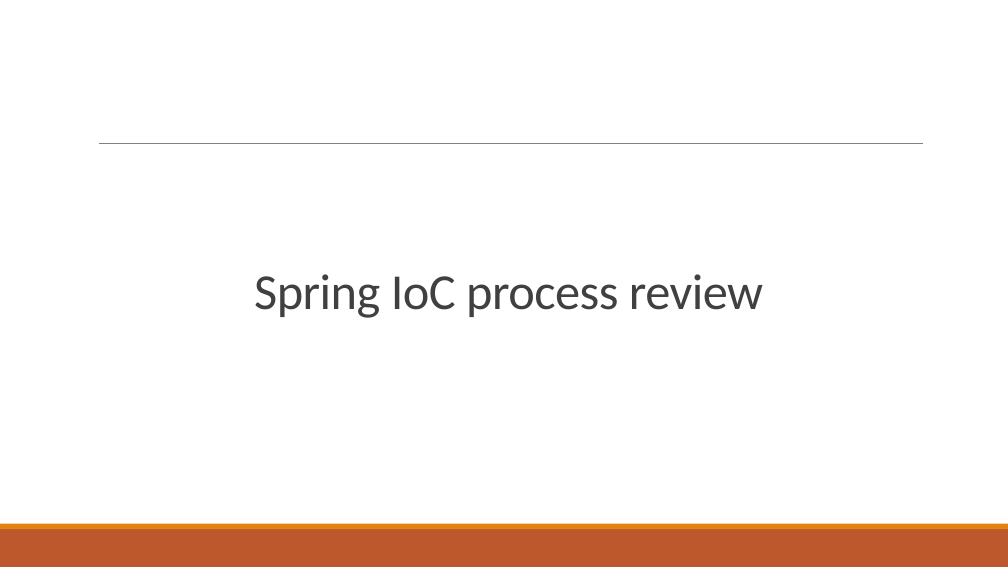
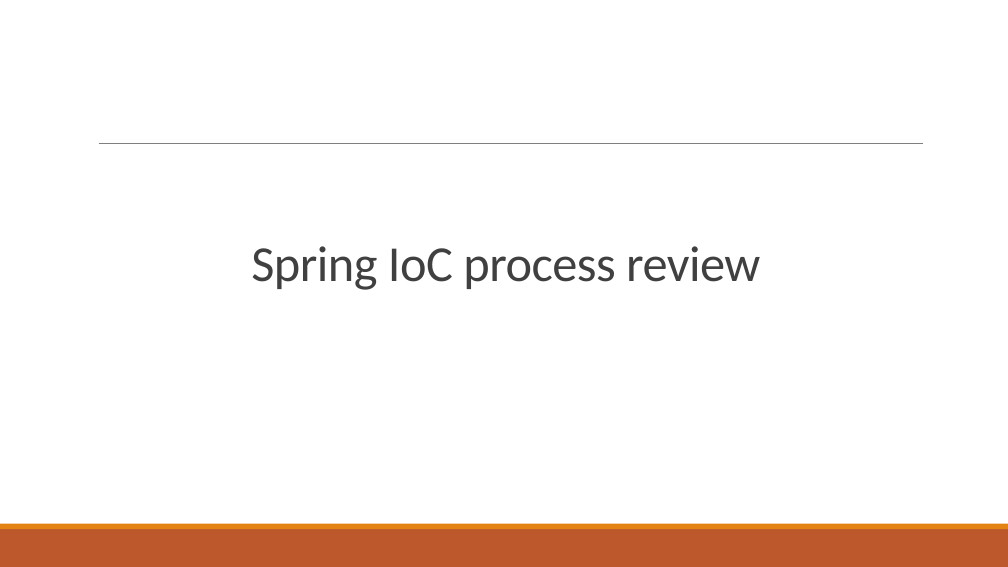
Before and after one commit to haminh10/JAVA_course_Spring_Hibernate_JPA, a slide deck: slide 6 of course/spring_lecture5.pptx (slide 7 before the commit). Drawn at 1008x567 pixels with LibreOffice and Linux fonts; fonts in the diff are those of the drawing. Boxes give left, top, right and bottom in pixels: in the first picture for what was removed or moved away, otherwise in the second. Text is boxed around its words. In the diff, an @@ line names an element or a change of style, - is before the commit and + after.

Commit message:
spring cnrs

```diff
--- a/course/spring_lecture5.pptx
+++ b/course/spring_lecture5.pptx
@@ title "Spring IoC process review": place and size @@
-title "Spring IoC process review" at [254,274,763,318]
+title "Spring IoC process review" at [251,246,760,290]
```
Also in this commit, not shown: 47 other slides changed, 2 slides removed, 2 other files.
